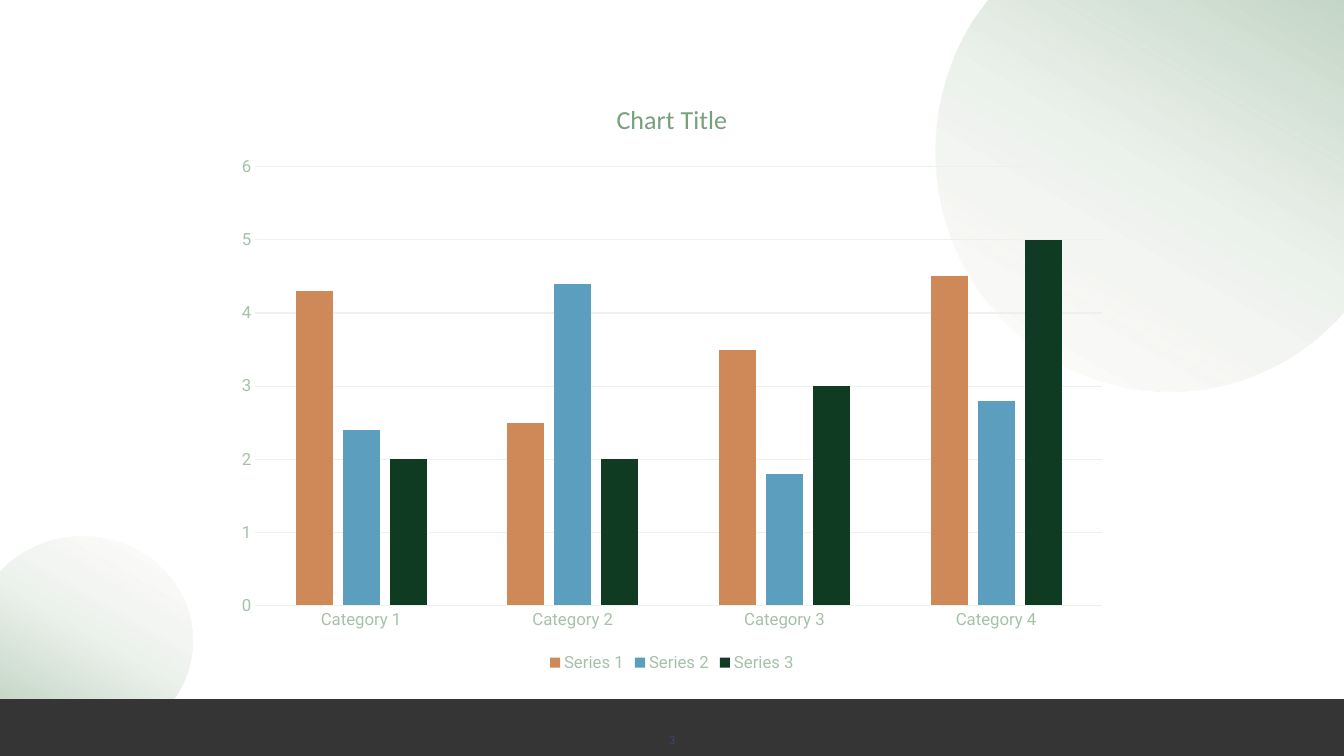
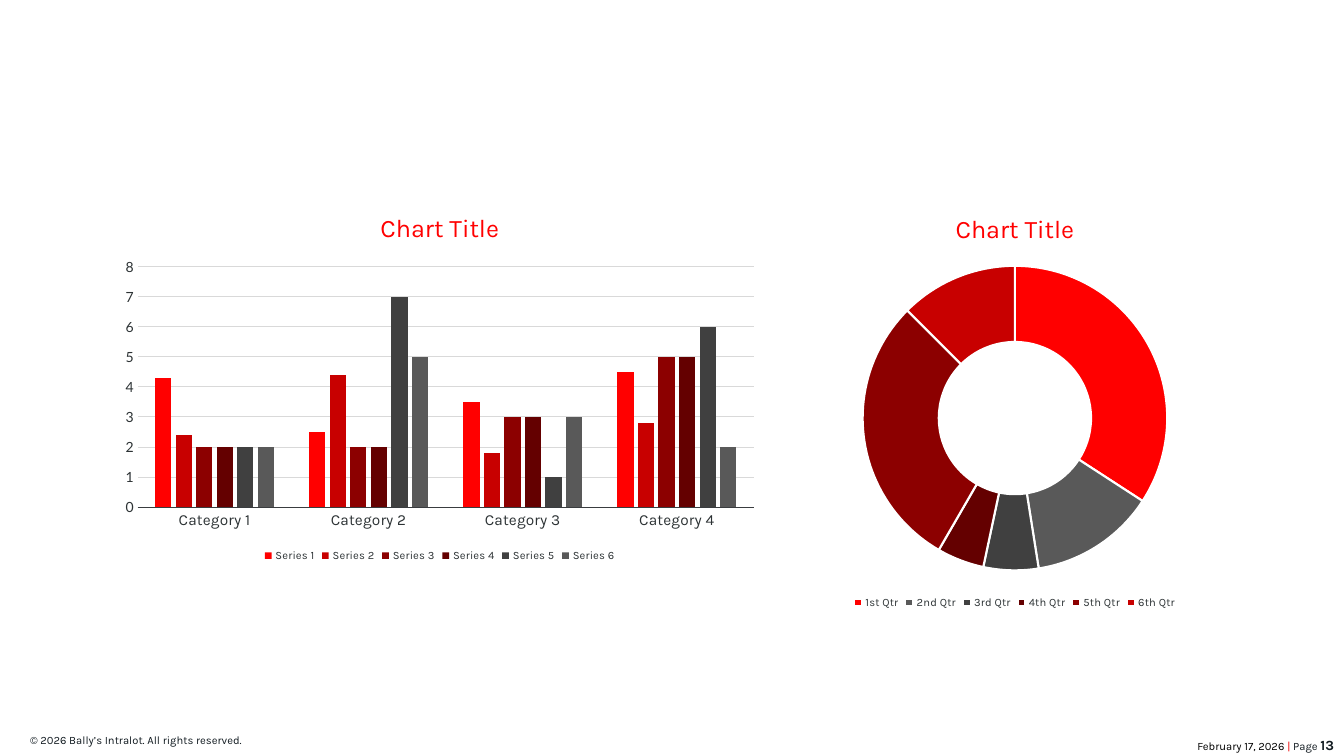
Before and after one commit to jennymillard190/OnePulse-deck-builder, a slide deck: slide 13 of src/templates/template.pptx (slide 3 before the commit). Drawn at 1344x756 pixels with LibreOffice and Linux fonts; fonts in the diff are those of the drawing; background and template pictures are left out. Boxes give left, top, right and bottom in pixels: in the first picture for what was removed or moved away, otherwise in the second. Text is boxed around its words. In the diff, an @@ line names an element or a change of style, - is before the commit and + after.

Commit message:
Fix screener base and chart formatting

```diff
--- a/src/templates/template.pptx
+++ b/src/templates/template.pptx
@@ freeform shape removed at [936,0,1344,391] @@
@@ column chart at [113,194,767,567] @@
@@ title "Chart Title " added @@
@@ colour of Series 1 #CF8858 to #FF0000 @@
@@ colour of Series 2 #5B9EBE to #C80000 @@
@@ colour of Series 3 #0E3B22 to #8C0000 @@
@@ colours of single points changed @@
+Series 4: 2, 2, 3, 5
+Series 5: 2, 7, 1, 6
+Series 6: 2, 5, 3, 2
@@ legend changed @@
@@ category axis changed @@
@@ value axis changed @@
@@ lettering changed @@
@@ column chart: place and size @@
-column chart at [224,80,1120,678]
+column chart at [113,194,767,567]
@@ doughnut chart added at [780,194,1250,613] @@
+title "Chart Title "
+categories: 1st Qtr, 2nd Qtr, 3rd Qtr, 4th Qtr, 5th Qtr, 6th Qtr
+Series 1: 34, 13, 6, 5, 29, 12
@@ freeform shape removed at [0,536,193,707] @@
@@ page number removed at [784,656,793,668] @@
-3
@@ rectangle removed at [0,700,1344,756] @@
@@ text added at [40,736,242,747], 8 pt, text #121B21 @@
+© 2026 Bally’s Intralot. All rights reserved.
@@ text added at [1197,740,1334,753], 8 pt, text #000000 @@
+February 17, 2026 | Page 13
```
Also in this commit, not shown: 23 slides added, 2 slides removed, 5 other files.
